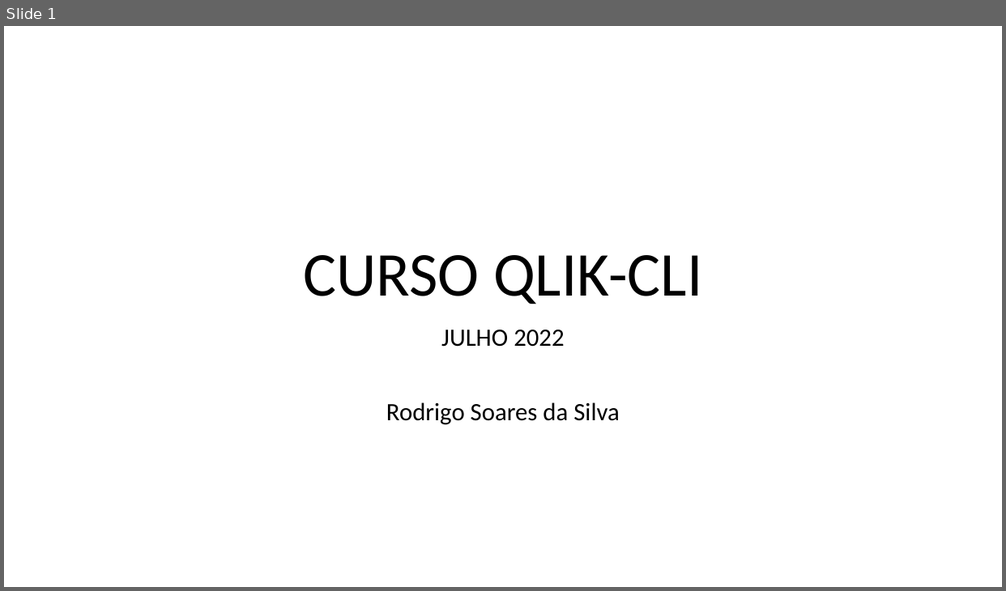
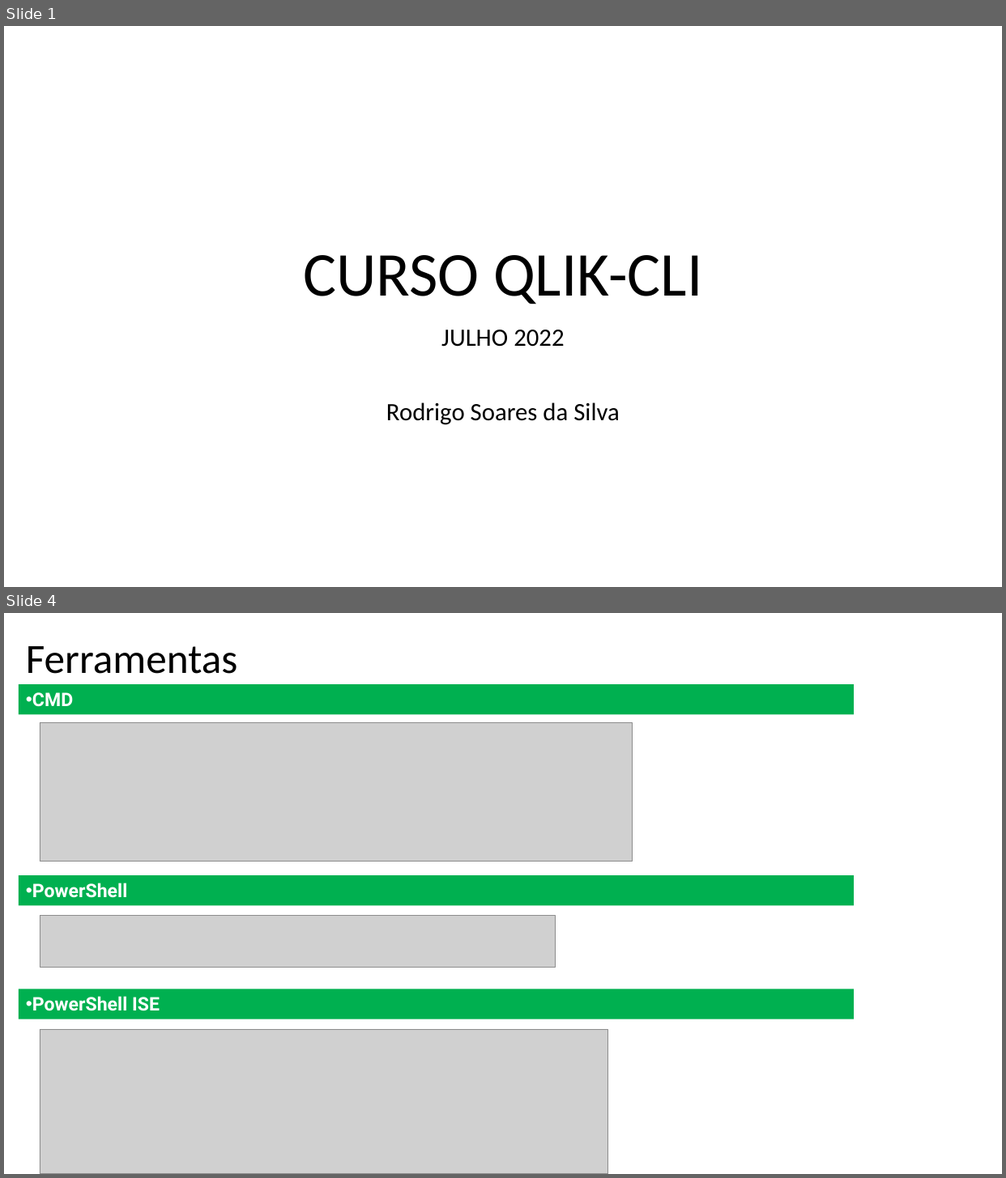
Before and after one commit to digaosss70/Qlik-Cli, a slide deck: Manual/CURSO QLIK-CLI.pptx. Shown one above the other, each under a label of ours: slide 1 before the commit, slides 1 and 4 after it; the slides between them are not shown. The pictures are 1006x591 and 1006x1178 pixels, drawn with LibreOffice and Linux fonts; fonts in the diff are those of the drawing; grey boxes stand for pictures. Boxes give left, top, right and bottom in pixels: in the first picture for what was removed or moved away, otherwise in the second. Text is boxed around its words. In the diff, an @@ line names an element or a change of style, - is before the commit and + after.

```diff
--- a/Manual/CURSO QLIK-CLI.pptx
+++ b/Manual/CURSO QLIK-CLI.pptx
@@ slide 4 added at [4, 613, 1002, 1174], background #FFFFFF @@
@@ text added at [26, 646, 238, 674], 40 pt, text #000000 @@
+Ferramentas
@@ rectangle added at [19, 684, 854, 714], fill #00B050, 18 pt, text #FFFFFF, bold @@
+• CMD
@@ picture added at [40, 723, 633, 862] @@
@@ rectangle added at [19, 875, 854, 905], fill #00B050, 18 pt, text #FFFFFF, bold @@
+• PowerShell
@@ picture added at [40, 916, 556, 968] @@
@@ rectangle added at [19, 990, 854, 1020], fill #00B050, 18 pt, text #FFFFFF, bold @@
+• PowerShell ISE
@@ picture added at [40, 1029, 608, 1174] @@
```
Also in this commit, not shown: 4 slides changed, 3 other slides added, 5 other files.
